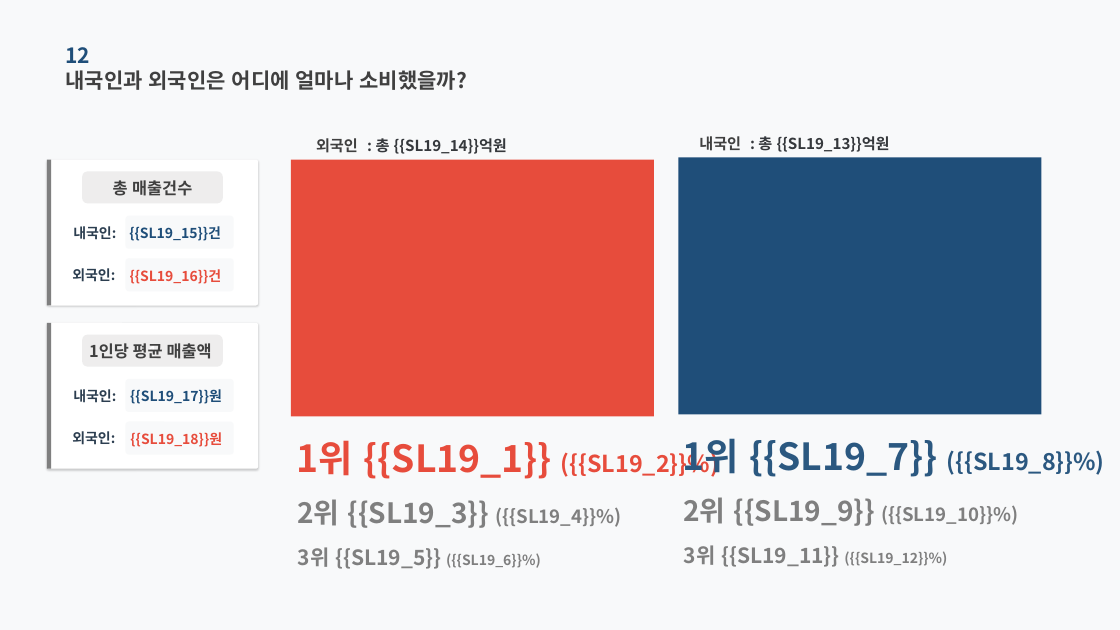
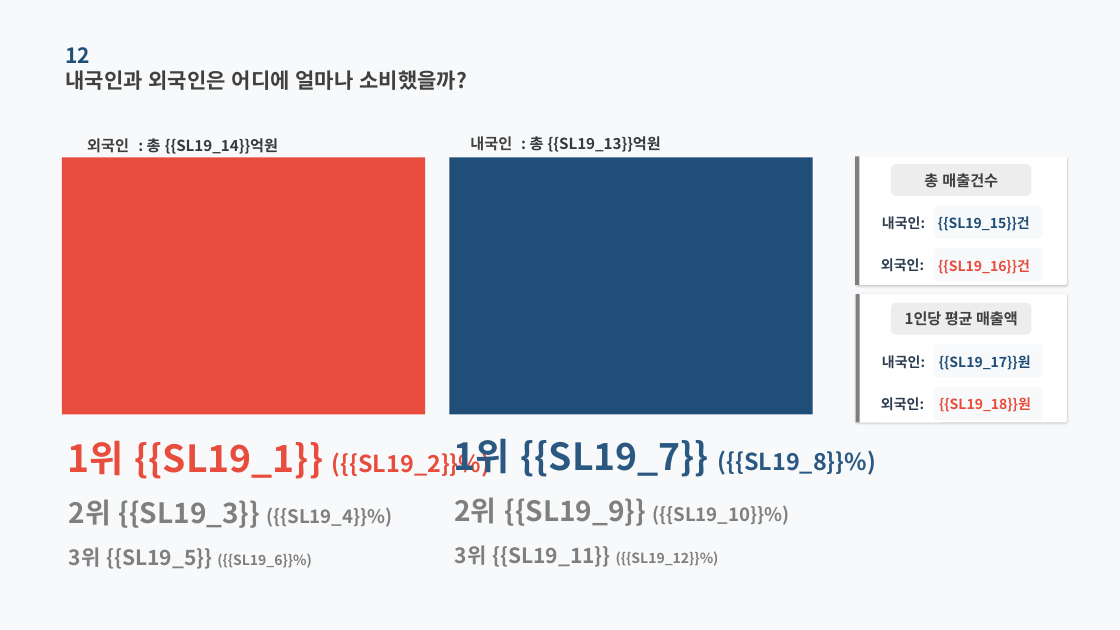
Before and after one commit to roddms/auto-report, a slide deck: slide 19 of template/master.pptx. Drawn at 1120x630 pixels with LibreOffice and Linux fonts; fonts in the diff are those of the drawing; background and template pictures are left out. Boxes give left, top, right and bottom in pixels: in the first picture for what was removed or moved away, otherwise in the second. Text is boxed around its words. In the diff, an @@ line names an element or a change of style, - is before the commit and + after.

```diff
--- a/template/master.pptx
+++ b/template/master.pptx
@@ 10 texts, 2 rectangles: place and size @@
-10 texts, 2 rectangles at bbox=[291, 136, 1105, 569]
+10 texts, 2 rectangles at bbox=[62, 136, 876, 569]
@@ rectangle: place and size @@
-rectangle at bbox=[47, 323, 51, 469]
+rectangle at bbox=[855, 156, 860, 285]
@@ rounded rectangle: place and size @@
-rounded rectangle at bbox=[47, 323, 259, 469]
+rounded rectangle at bbox=[856, 156, 1068, 285]
@@ rounded rectangle "1": place and size @@
-rounded rectangle "1" at bbox=[82, 171, 223, 203]
+rounded rectangle "1" at bbox=[891, 164, 1032, 196]
@@ text "총 매출건수" at bbox=[924, 173, 998, 188]: size 14 to 13 pt @@
@@ 5 texts, 2 rounded rectangles: place and size @@
-5 texts, 2 rounded rectangles at bbox=[72, 180, 234, 291]
+5 texts, 2 rounded rectangles at bbox=[881, 173, 1043, 281]
@@ rounded rectangle: place and size @@
-rounded rectangle at bbox=[47, 160, 259, 306]
+rounded rectangle at bbox=[856, 294, 1068, 423]
@@ rectangle: place and size @@
-rectangle at bbox=[47, 160, 51, 306]
+rectangle at bbox=[856, 294, 860, 423]
@@ rounded rectangle "1": place and size @@
-rounded rectangle "1" at bbox=[82, 334, 223, 366]
+rounded rectangle "1" at bbox=[891, 302, 1032, 334]
@@ text "1인당 평균 매출액": place and size @@
-text "1인당 평균 매출액" at bbox=[89, 343, 212, 359]
+text "1인당 평균 매출액" at bbox=[905, 311, 1018, 326]
@@ text "1인당 평균 매출액" at bbox=[905, 311, 1018, 326]: size 14 to 13 pt; alignment left to centre @@
@@ 4 texts, 2 rounded rectangles: place and size @@
-4 texts, 2 rounded rectangles at bbox=[72, 379, 234, 455]
+4 texts, 2 rounded rectangles at bbox=[881, 344, 1043, 420]
```
Also in this commit, not shown: 10 other slides changed, 17 other files.
